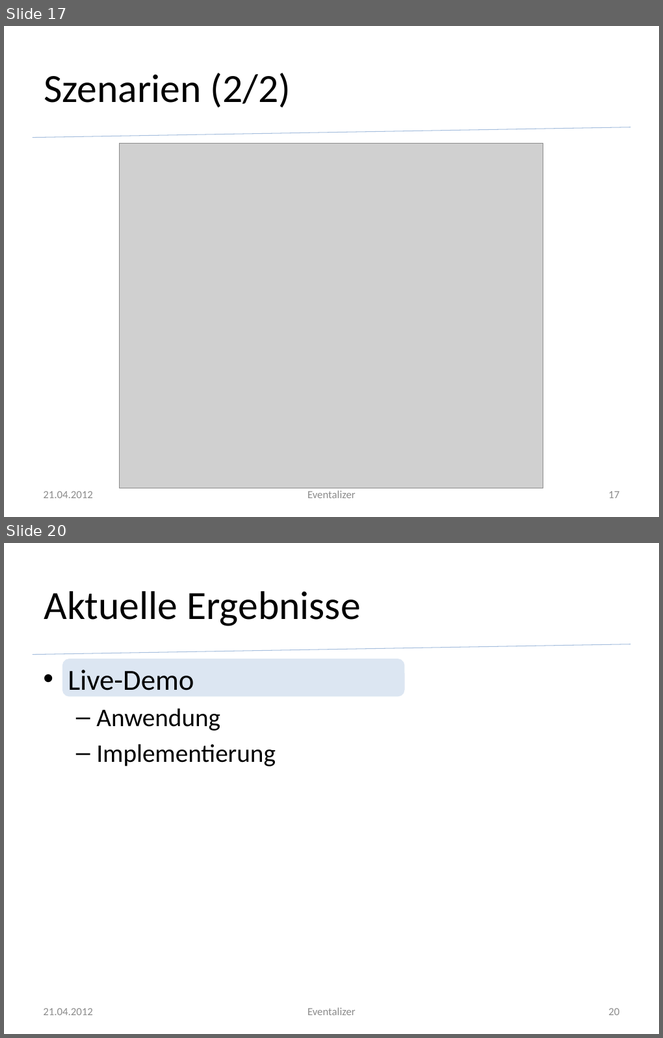
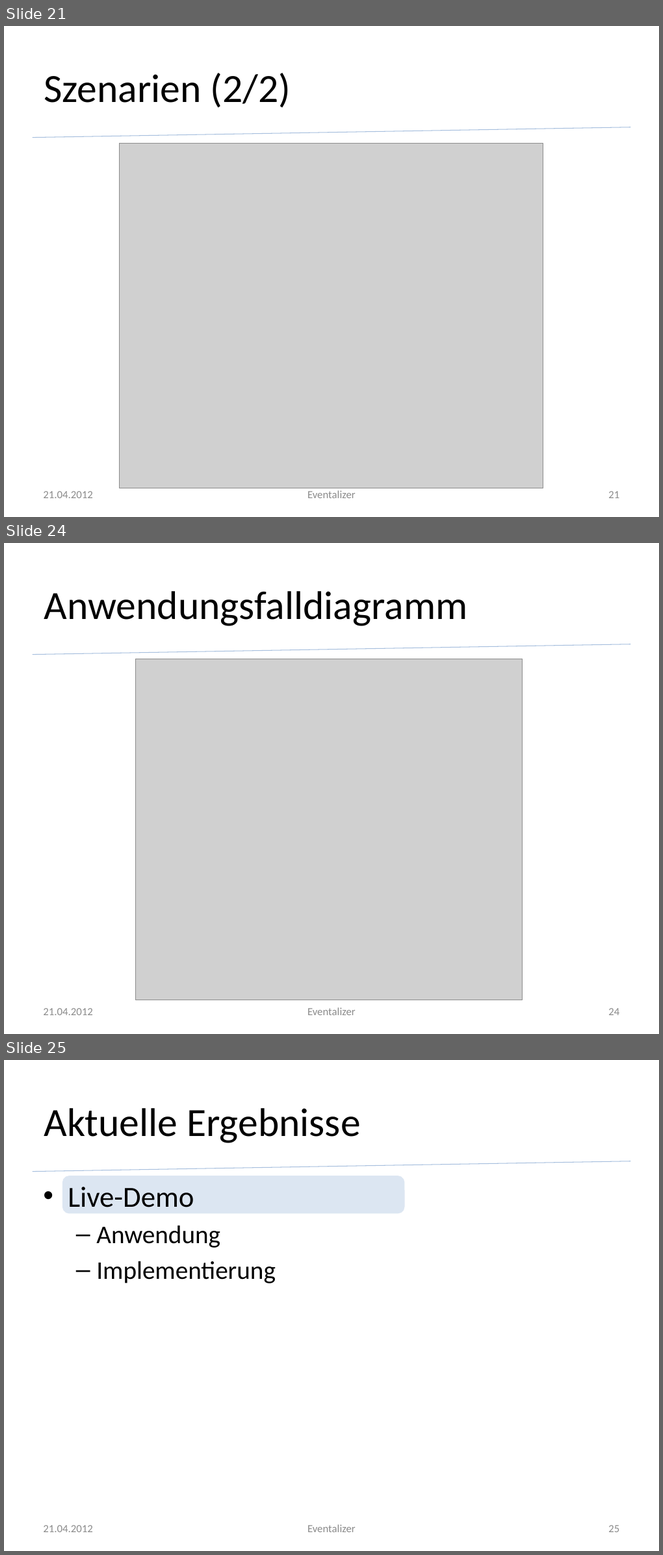
Before and after one commit to silkslostsoul/Eventalizer, a slide deck: Dokumente/Zwischenstand zum 2012 04 21.pptx. Shown one above the other, each under a label of ours: slides 17 and 20 before the commit, slides 21, 24 and 25 after it; the slides between them are not shown. The pictures are 663x1038 and 663x1555 pixels, drawn with LibreOffice and Linux fonts; fonts in the diff are those of the drawing; grey boxes stand for pictures; background and template pictures are left out. Boxes give left, top, right and bottom in pixels: in the first picture for what was removed or moved away, otherwise in the second. Text is boxed around its words. In the diff, an @@ line names an element or a change of style, - is before the commit and + after.

```diff
--- a/Dokumente/Zwischenstand zum 2012 04 21.pptx
+++ b/Dokumente/Zwischenstand zum 2012 04 21.pptx
@@ slide 24 added at <box>4,543,659,1034</box>, background #FFFFFF; not listed: 1 template element that a slide beside it also shows @@
@@ title added at <box>44,591,468,626</box>, 44 pt, text #000000 @@
+Anwendungsfalldiagramm
@@ picture added at <box>136,659,523,1001</box> @@
@@ text added at <box>43,1008,92,1016</box>, 12 pt, text #8C8C8C @@
+21.04.2012
@@ text added at <box>308,1008,356,1016</box>, 12 pt, text #8C8C8C @@
+Eventalizer
@@ page number added at <box>608,1008,620,1016</box>, 12 pt, text #8C8C8C @@
+24
@@ what was slide 17 is now slide 21 @@
@@ page number at <box>608,491,620,499</box>: text changed @@
-17
+21
@@ what was slide 20 is now slide 25 @@
@@ page number at <box>608,1525,620,1533</box>: text changed @@
-20
+25
```
Also in this commit, not shown: 4 slides changed, 5 other slides added, 5 other files.
